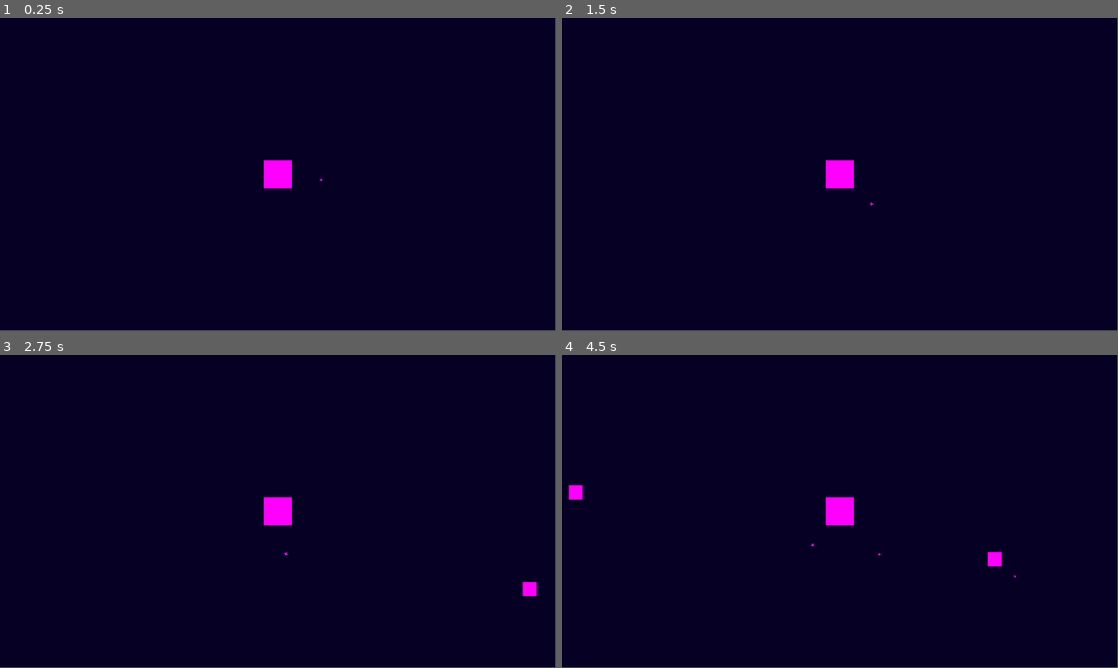
Above: before the commit, frames 1-4 (two rows, left to right).
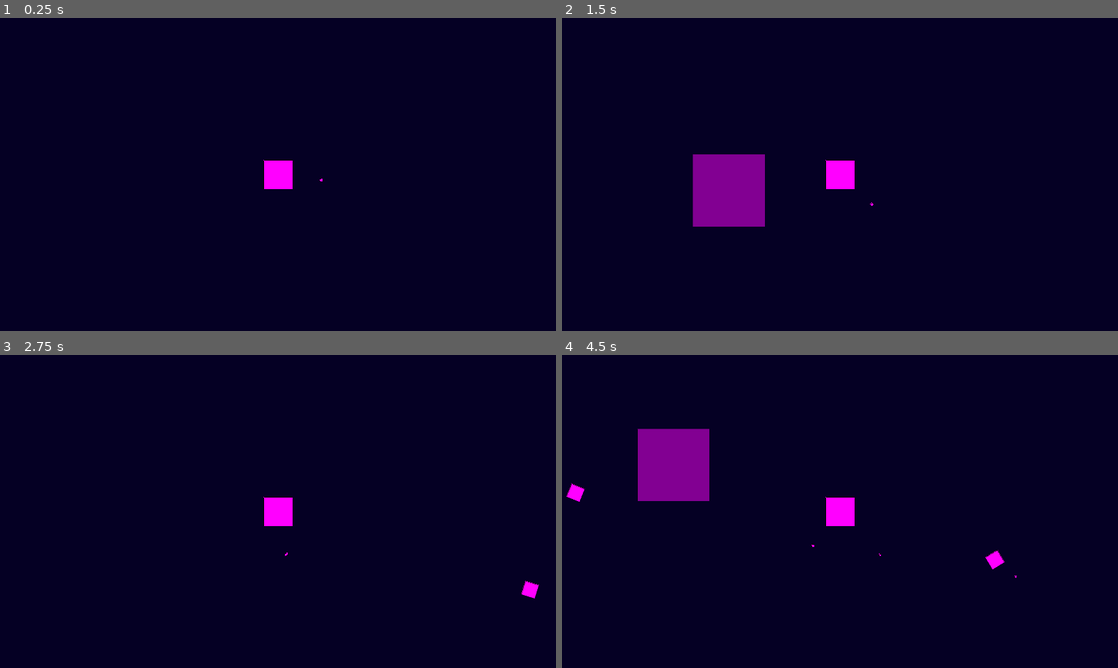
Above: after the commit, the same moments.

Repository: naeemR123/Learners-Game-Jam--2
Game: Godot game, scene res://Scenes/main.tscn
Same seed, same stepped clock (60 frames per second), same inputs: the game is played once before the commit and once after it.
Inputs (mouse positions are in pixels of both pictures, inside the frame that each line leads up to):
- Up to frame 1 (0.25 s): no input
- Up to frame 2 (1.5 s): tap Enter at 0.5, 0.6, 1.35 s; move the mouse to (962, 158) at 0.52 s; click (962, 158) at 0.67 s; tap Space at 1.25 s; move the mouse to (728, 190) at 1.27 s; click (728, 190) at 1.42 s
- Up to frame 3 (2.75 s): tap Enter at 2, 2.1 s; move the mouse to (333, 442) at 2.02 s; click (333, 442) at 2.17 s
- Up to frame 4 (4.5 s): move the mouse to (812, 574) at 2.77 s; tap Enter at 2.85, 3.6, 4.35 s; click (812, 574) at 2.92 s; move the mouse to (1006, 558) at 3.52 s; click (1006, 558) at 3.67 s; move the mouse to (673, 464) at 4.27 s; click (673, 464) at 4.42 s
In our replay, the window is 799x449 before the commit and 800x450 after it. These sizes can differ from the game's own. Grey fills any space a smaller window leaves; there, only what the larger window draws over its background counts as a difference.

The runs differ from the first frame. In frame 1, less than 0.1% of the frame differs, in the area x 47-58%, y 45-55%; in frame 2, 3.1%; in frame 3, 0.1%; in frame 4, 3.1%, in the area x 0-82%, y 23-72%.

Commit message:
Added resource & tractor beam; asteroid drops
Introduce collectible resources and a tractor beam: add Scenes/resource.tscn and Scenes/tractor_beam.tscn plus Scripts/resource.gd and Scripts/tractor_beam.gd (with UID files). Asteroids now rotate and spawn 1–3 resource instances on death (asteroid.gd), and projectile collisions call asteroid.die() instead of queue_free(). Turret script renames range->sensor and ensures projectiles are added to the main scene to avoid inheriting rotation. Minor scene tweaks: asteroid and main scenes reference the new scenes; planet collision radius adjusted. Project settings updated to use viewport stretch and disable default texture filtering.

Diff:
--- a/Scenes/asteroid.tscn
+++ b/Scenes/asteroid.tscn
@@ -1,6 +1,7 @@
 [gd_scene format=3 uid="uid://dy1a5mdt6iqir"]
 
 [ext_resource type="Script" uid="uid://cwfbsagvg5wos" path="res://Scripts/asteroid.gd" id="1_0tomg"]
+[ext_resource type="PackedScene" uid="uid://b8itoghsjeal8" path="res://Scenes/resource.tscn" id="2_a2bka"]
 
 [sub_resource type="PlaceholderTexture2D" id="PlaceholderTexture2D_eayck"]
 size = Vector2(50, 50)
@@ -11,6 +12,7 @@
 [node name="Asteroid" type="Area2D" unique_id=1960516722 groups=["Asteroids"]]
 collision_layer = 2
 script = ExtResource("1_0tomg")
+resource_scene = ExtResource("2_a2bka")
 
 [node name="Sprite2D" type="Sprite2D" parent="." unique_id=189141741]
 texture = SubResource("PlaceholderTexture2D_eayck")
--- a/Scenes/main.tscn
+++ b/Scenes/main.tscn
@@ -4,6 +4,7 @@
 [ext_resource type="Script" uid="uid://m860hk5ygins" path="res://Scripts/asteroid_spawner.gd" id="2_bo1nx"]
 [ext_resource type="PackedScene" uid="uid://dy1a5mdt6iqir" path="res://Scenes/asteroid.tscn" id="3_8gbba"]
 [ext_resource type="PackedScene" uid="uid://dha1d0wqh3pxm" path="res://Scenes/turret.tscn" id="4_jjvhh"]
+[ext_resource type="PackedScene" uid="uid://ct42g3vrmj7ac" path="res://Scenes/tractor_beam.tscn" id="5_kry3j"]
 
 [node name="Main" type="Node2D" unique_id=1160054467]
 
@@ -26,4 +27,6 @@
 
 [node name="TurretPivot" parent="." unique_id=1893972898 instance=ExtResource("4_jjvhh")]
 
+[node name="TractorBeam" parent="." unique_id=81739787 instance=ExtResource("5_kry3j")]
+
 [connection signal="timeout" from="AsteroidSpawner/SpawnCooldown" to="AsteroidSpawner" method="_on_spawn_cooldown_timeout"]
--- a/Scenes/planet.tscn
+++ b/Scenes/planet.tscn
@@ -3,7 +3,7 @@
 [ext_resource type="Script" uid="uid://cil1brocvwp1r" path="res://Scripts/planet.gd" id="1_xehyc"]
 
 [sub_resource type="CircleShape2D" id="CircleShape2D_kg0dd"]
-radius = 100.0
+radius = 65.51336
 
 [sub_resource type="PlaceholderTexture2D" id="PlaceholderTexture2D_xehyc"]
 size = Vector2(100, 100)
--- /dev/null
+++ b/Scenes/resource.tscn
@@ -0,0 +1,19 @@
+[gd_scene format=3 uid="uid://b8itoghsjeal8"]
+
+[ext_resource type="Script" uid="uid://cn72p1b2eomc0" path="res://Scripts/resource.gd" id="1_2f3j8"]
+
+[sub_resource type="CircleShape2D" id="CircleShape2D_v55ce"]
+
+[sub_resource type="PlaceholderTexture2D" id="PlaceholderTexture2D_2f3j8"]
+size = Vector2(4, 4)
+
+[node name="Resource" type="Area2D" unique_id=1201714602]
+collision_layer = 8
+collision_mask = 0
+script = ExtResource("1_2f3j8")
+
+[node name="CollisionShape2D" type="CollisionShape2D" parent="." unique_id=1199809682]
+shape = SubResource("CircleShape2D_v55ce")
+
+[node name="Sprite2D" type="Sprite2D" parent="." unique_id=1761066741]
+texture = SubResource("PlaceholderTexture2D_2f3j8")
--- /dev/null
+++ b/Scenes/tractor_beam.tscn
@@ -0,0 +1,23 @@
+[gd_scene format=3 uid="uid://ct42g3vrmj7ac"]
+
+[ext_resource type="Script" uid="uid://djho7u8x8ovqt" path="res://Scripts/tractor_beam.gd" id="1_s3hav"]
+
+[sub_resource type="CircleShape2D" id="CircleShape2D_px3nn"]
+radius = 150.0
+
+[sub_resource type="PlaceholderTexture2D" id="PlaceholderTexture2D_s3hav"]
+size = Vector2(250, 250)
+
+[node name="TractorBeam" type="Area2D" unique_id=81739787]
+collision_layer = 0
+collision_mask = 8
+monitorable = false
+script = ExtResource("1_s3hav")
+
+[node name="CollisionShape2D" type="CollisionShape2D" parent="." unique_id=847947048]
+position = Vector2(0, -2)
+shape = SubResource("CircleShape2D_px3nn")
+
+[node name="Sprite2D" type="Sprite2D" parent="." unique_id=667879499]
+modulate = Color(1, 1, 1, 0.19607843)
+texture = SubResource("PlaceholderTexture2D_s3hav")
--- a/Scripts/asteroid.gd
+++ b/Scripts/asteroid.gd
@@ -1,10 +1,17 @@
 extends Area2D
 
 
+@export var resource_max : int = 3
+@export var resource_min : int = 1
+
 @export var max_speed : float = 40
 @export var min_speed : float = 15
+@export var rotation_speed : float = randf_range(-0.8,0.8)
 var speed : float = randf_range(min_speed,max_speed)
 var direction : Vector2
+
+
+@onready var resource_scene : PackedScene = preload("res://Scenes/resource.tscn")
 
 var planet: Area2D
 
@@ -22,8 +29,9 @@
 
 
 func _physics_process(delta: float) -> void:
-	# Produces movement
+	# Produces movement and rotation
 	global_position += direction * speed * delta
+	rotation += rotation_speed * delta
 
 
 func _on_area_entered(body: Area2D) -> void:
@@ -35,4 +43,11 @@
 
 
 func die():
-	pass
+	var randamount = randi_range(resource_min, resource_max)
+
+	for i in randamount:
+		var resource = resource_scene.instantiate()
+		resource.global_position = global_position
+		get_tree().current_scene.call_deferred("add_child", resource)
+
+	queue_free()
--- a/Scripts/projectile.gd
+++ b/Scripts/projectile.gd
@@ -18,5 +18,5 @@
 
 func _on_area_entered(asteroid: Area2D) -> void:
 	# Destorys asteroid, then destroys self
-	asteroid.queue_free()
+	asteroid.die()
 	queue_free()
--- /dev/null
+++ b/Scripts/resource.gd
@@ -0,0 +1,18 @@
+extends Area2D
+
+
+var speed := randf_range(20,50)					# Sets random speed
+var direction : Vector2
+var rotation_speed : float = randf_range(-4,4)	# Sets random rotation speed
+
+func _ready() -> void:
+
+	direction = Vector2(randf_range(-1,1),randf_range(-1,1))	# Sets a random direction
+	print("Resource spawned | Position: ", global_position, " | Direction: ", direction)
+
+
+
+func _process(delta: float) -> void:
+	# Produces movement and rotation
+	global_position += direction * speed * delta
+	rotation += rotation_speed * delta
--- /dev/null
+++ b/Scripts/tractor_beam.gd
@@ -0,0 +1,26 @@
+extends Area2D
+
+
+
+@onready var sprite: Sprite2D = $Sprite2D
+@onready var collision: CollisionShape2D = $CollisionShape2D
+
+func _ready() -> void:
+	# Makes the radius of the collision shape 60% of the width of the sprite
+	var spriteradius = sprite.texture.get_size()
+	collision.shape.radius = ( spriteradius.x / 1.67)
+
+
+
+func _process(_delta: float) -> void:
+	# Tracks tractor beam to mouse lcoation
+	global_position = get_global_mouse_position()
+
+	# When Left Mouse is held, enables collisions and shows
+	# sprite at 50% opacity, otherwise does nothing
+	if Input.is_mouse_button_pressed(MOUSE_BUTTON_LEFT):
+		collision.disabled = false
+		sprite.modulate.a = 0.5
+	else:
+		collision.disabled = true
+		sprite.modulate.a = 0
--- a/Scripts/turret.gd
+++ b/Scripts/turret.gd
@@ -6,7 +6,7 @@
 @export var projectile_scene : PackedScene
 
 @onready var turret_body : Node2D = $Turret
-@onready var range : Area2D = $Turret/Range
+@onready var sensor : Area2D = $Turret/Range
 @onready var muzzle : Marker2D = $Turret/Muzzle
 @onready var planet : Area2D = %Planet
 
@@ -36,7 +36,7 @@
 func get_nearest_asteroid() -> Area2D:
 
 	# Grab all areas currently inside the Range's collision circle
-	var asteroids_in_range = range.get_overlapping_areas()
+	var asteroids_in_range = sensor.get_overlapping_areas()
 
 	if asteroids_in_range.is_empty():
 		return null
@@ -60,7 +60,7 @@
 		return
 
 	var proj = projectile_scene.instantiate()
-	# Always add projectiles to the main scene so they don't inherit the turret's rotation!
+	# CRITICAL Adds projectiles to the main scene so they don't inherit the turret's rotation
 	get_tree().current_scene.add_child(proj)
 
 	# Initialize the projectile
--- a/project.godot
+++ b/project.godot
@@ -23,6 +23,7 @@
 
 window/size/viewport_width=1920
 window/size/viewport_height=1080
+window/stretch/mode="viewport"
 
 [editor_plugins]
 
@@ -69,4 +70,5 @@
 
 [rendering]
 
+textures/canvas_textures/default_texture_filter=0
 rendering_device/driver.windows="d3d12"
Not shown, added: Scripts/resource.gd.uid
Not shown, added: Scripts/tractor_beam.gd.uid
